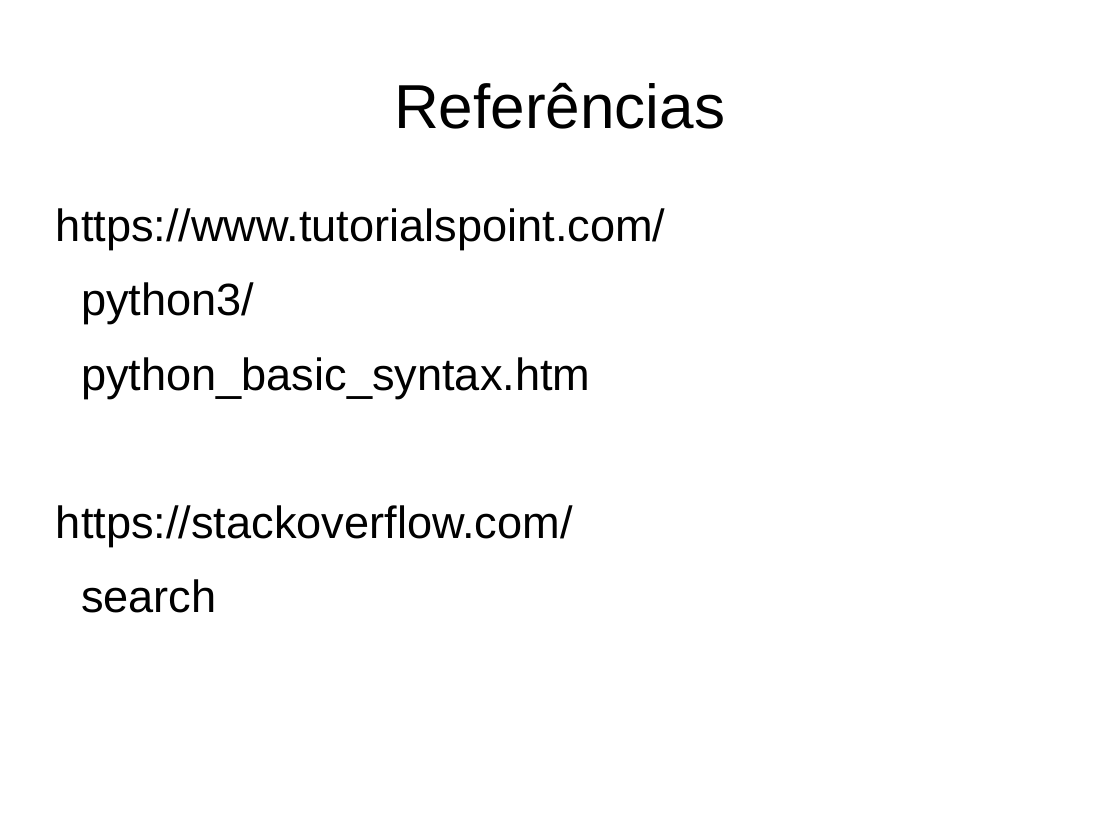
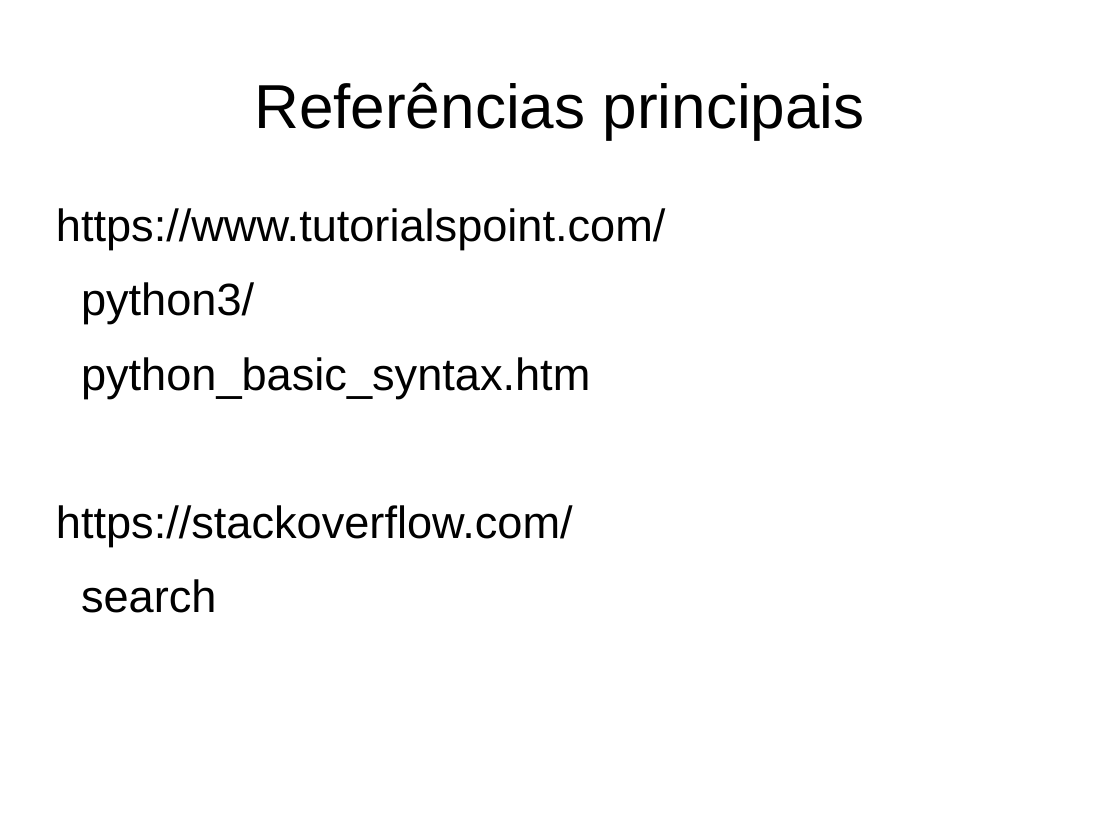
Before and after one commit to iurisegtovich/CursoSciPySEQ2018, a slide deck: slide 57 of source/curso_c2_logica_e_sintaxe.odp (slide 53 before the commit). Drawn at 1120x840 pixels with LibreOffice and Linux fonts; fonts in the diff are those of the drawing. Boxes give left, top, right and bottom in pixels: in the first picture for what was removed or moved away, otherwise in the second. Text is boxed around its words. In the diff, an @@ line names an element or a change of style, - is before the commit and + after.

```diff
--- a/source/curso_c2_logica_e_sintaxe.odp
+++ b/source/curso_c2_logica_e_sintaxe.odp
@@ title at box(254, 82, 865, 139): text changed @@
-Referências
+Referências principais
```
Also in this commit, not shown: 4 other slides changed, 5 slides added, 1 slide removed, 24 other files.
